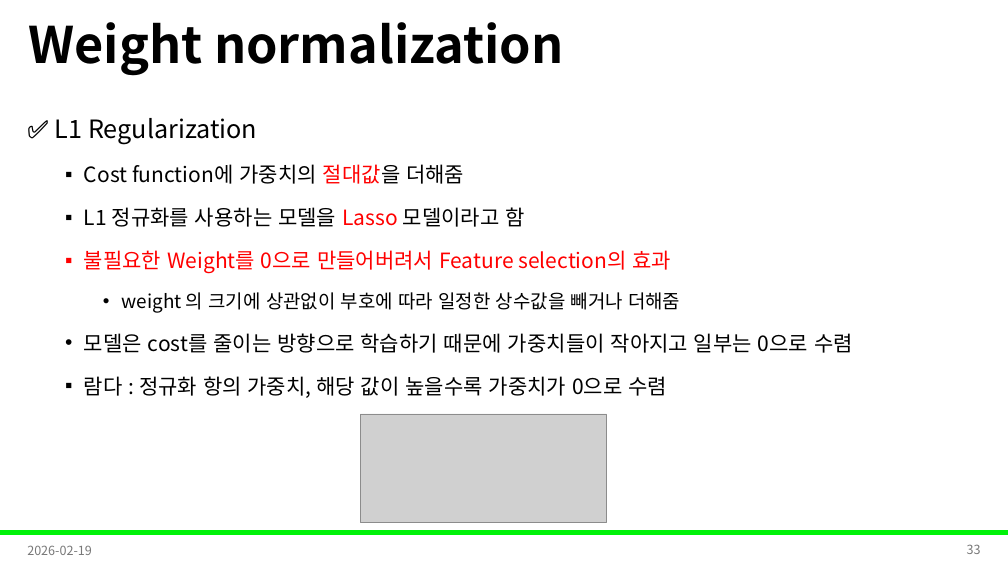
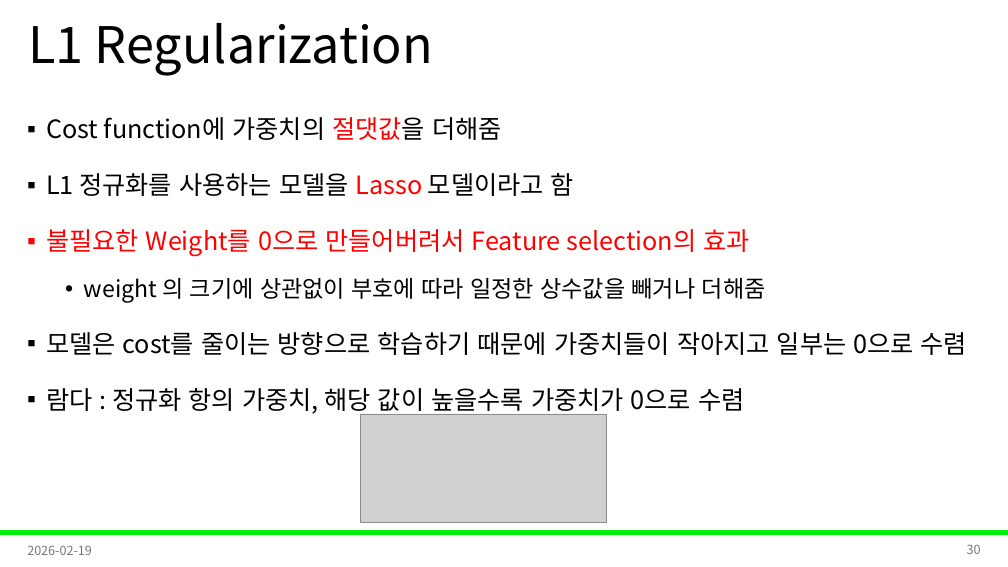
Before and after one commit to Leader-Lesson/KDT_RE_5th, a slide deck: slide 30 of material/5_AI/11_딥러닝 학습 안정화 전략.pptx (slide 33 before the commit). Drawn at 1008x567 pixels with LibreOffice and Linux fonts; fonts in the diff are those of the drawing; grey boxes stand for pictures; background and template pictures are left out. Boxes give left, top, right and bottom in pixels: in the first picture for what was removed or moved away, otherwise in the second. Text is boxed around its words. In the diff, an @@ line names an element or a change of style, - is before the commit and + after.

```diff
--- a/material/5_AI/11_딥러닝 학습 안정화 전략.pptx
+++ b/material/5_AI/11_딥러닝 학습 안정화 전략.pptx
@@ title at [28,23,433,76]: text changed; bold off @@
-Weight normalization
+L1 Regularization
@@ text at [46,117,502,140]: text changed; size 20 to 24 pt @@
-✅ L1 Regularization
-  ▪ Cost function에 가중치의 절대값을 더해줌
+▪ Cost function에 가중치의 절댓값을 더해줌
@@ text at [46,173,967,416]: size 20 to 24 pt in "L1 정규화를 사용하는 모델을 Lasso 모델이라고 함", "불필요한 Weight를 0으로 만들어버려서 Feature selection의 효과", "모델은 cost를 줄이는 방향으로 학습하기 때문에 가중치들이 ...", "람다 : 정규화 항의 가중치, 해당 값이 ..."; size 18 to 22 pt in "weight 의 크기에 상관없이 부호에 따라 일정한 ..."; list level 2 to 1 in "L1 정규화를 사용하는 모델을 Lasso ..."; list level 2 to 1 in "불필요한 Weight를 0으로 만들어버려서 Feature ..."; list level 3 to 2 in "weight 의 크기에 상관없이 부호에 ..."; bullet • to ▪; list level 2 to 1 in "모델은 cost를 줄이는 방향으로 학습하기 ..."; list level 2 to 1 in "람다 : 정규화 항의 가중치, ..." @@
@@ page number at [967,544,981,554]: text changed @@
-33
+30
```
Also in this commit, not shown: 9 other slides changed, 1 slide added, 5 slides removed, 8 other files.
